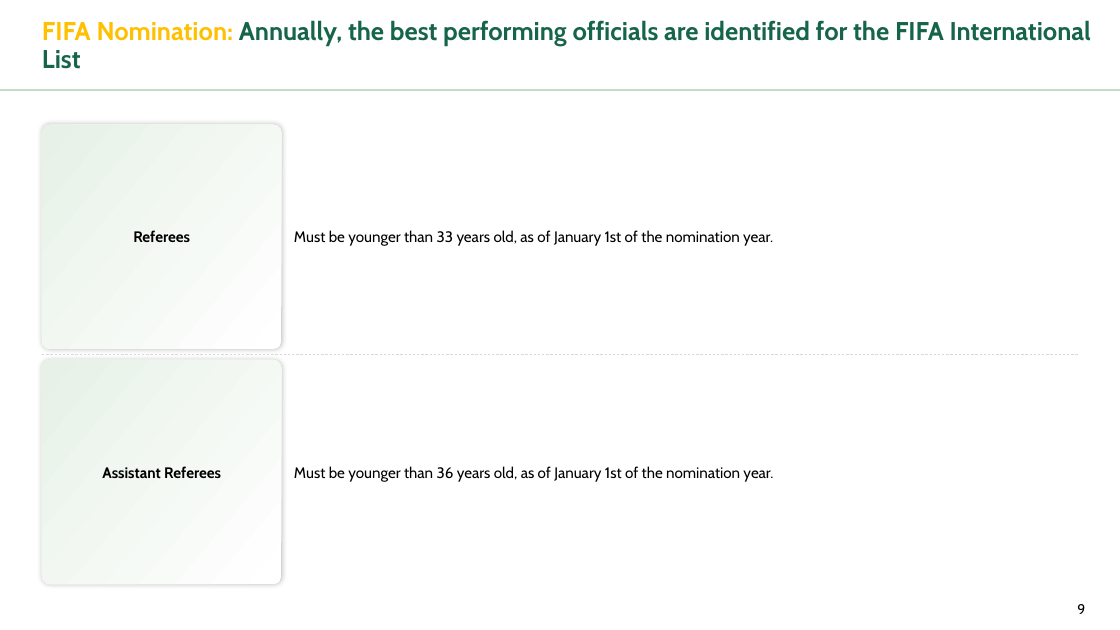
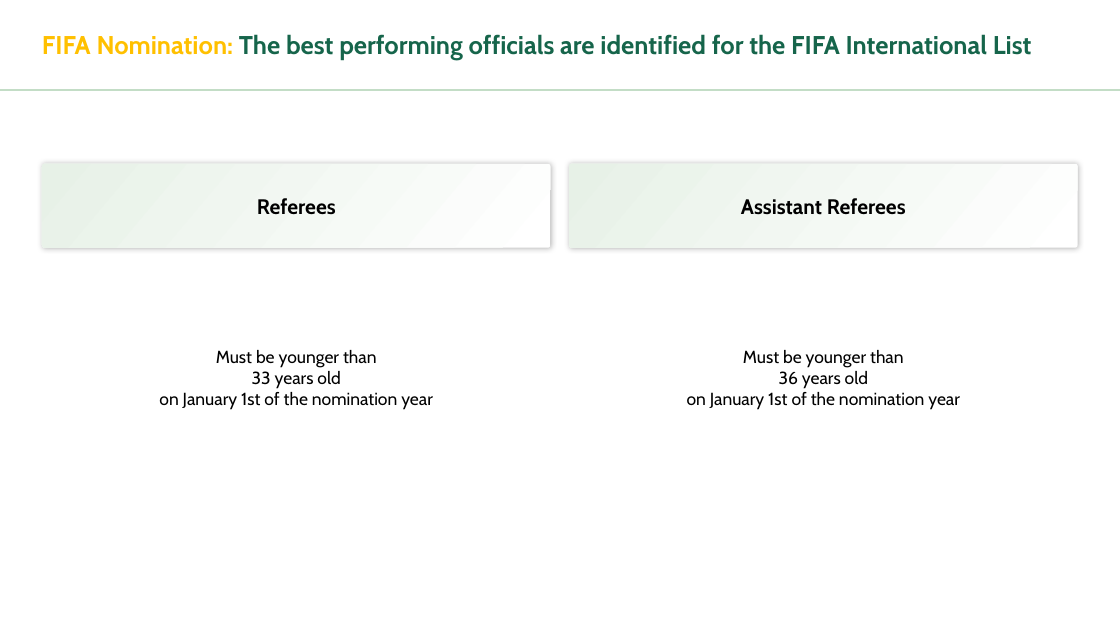
Before and after one commit to meedo5657-rgb/SAFF, a slide deck: slide 9 of Refereeing_Pathway_Presentation.pptx. Drawn at 1120x630 pixels with LibreOffice and Linux fonts; fonts in the diff are those of the drawing. Boxes give left, top, right and bottom in pixels: in the first picture for what was removed or moved away, otherwise in the second. Text is boxed around its words. In the diff, an @@ line names an element or a change of style, - is before the commit and + after.

```diff
--- a/Refereeing_Pathway_Presentation.pptx
+++ b/Refereeing_Pathway_Presentation.pptx
@@ text at (42,34,1032,60): text changed @@
-FIFA Nomination: Annually, the best performing officials are identified for the FIFA International List
+FIFA Nomination: The best performing officials are identified for the FIFA International List
@@ rounded rectangle "Referees": place and size @@
-rounded rectangle "Referees" at (42,125,281,350)
+rounded rectangle "Referees" at (42,164,550,248)
@@ rounded rectangle "Referees" at (42,164,550,248): size 13 to 18 pt @@
@@ rounded rectangle "Assistant Referees" at (569,164,1077,248): size 13 to 18 pt @@
@@ rounded rectangle "Assistant Referees": place and size @@
-rounded rectangle "Assistant Referees" at (42,360,281,585)
+rounded rectangle "Assistant Referees" at (569,164,1077,248)
@@ line removed from (42, 355) to (1080, 355) @@
@@ text at (159,350,433,410): text changed; size 13 to 15 pt @@
-Must be younger than 33 years old, as of January 1st of the nomination year.
+Must be younger than
+33 years old
+on January 1st of the nomination year
@@ text at (687,350,960,410): text changed; size 13 to 15 pt @@
-Must be younger than 36 years old, as of January 1st of the nomination year.
+Must be younger than
+36 years old
+on January 1st of the nomination year
@@ page number removed at (1077,604,1085,614) @@
-9
```
Also in this commit, not shown: 30 other slides changed.
